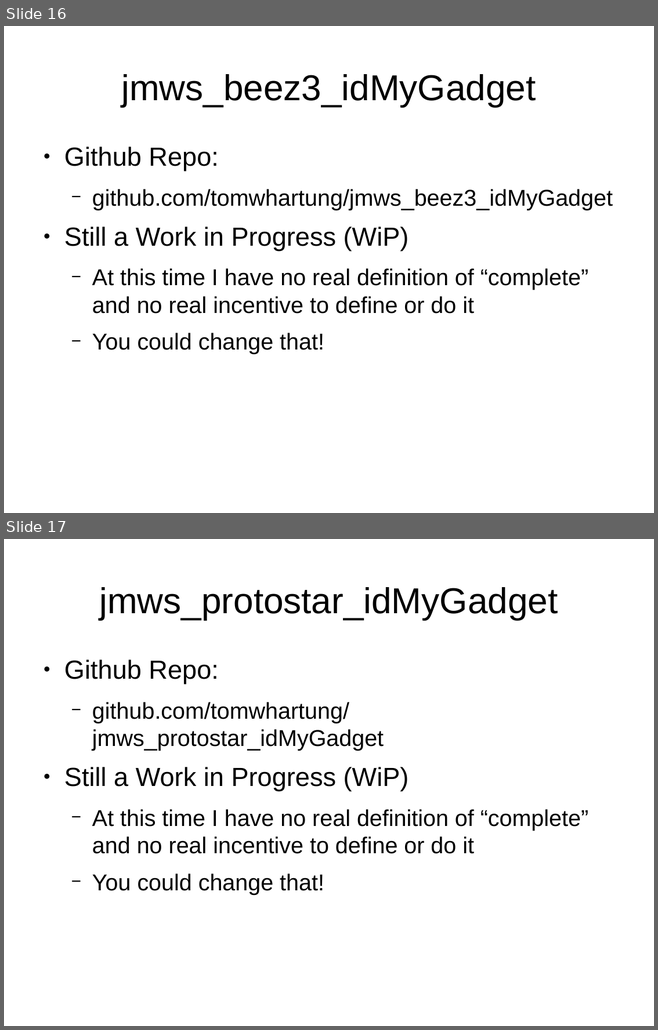
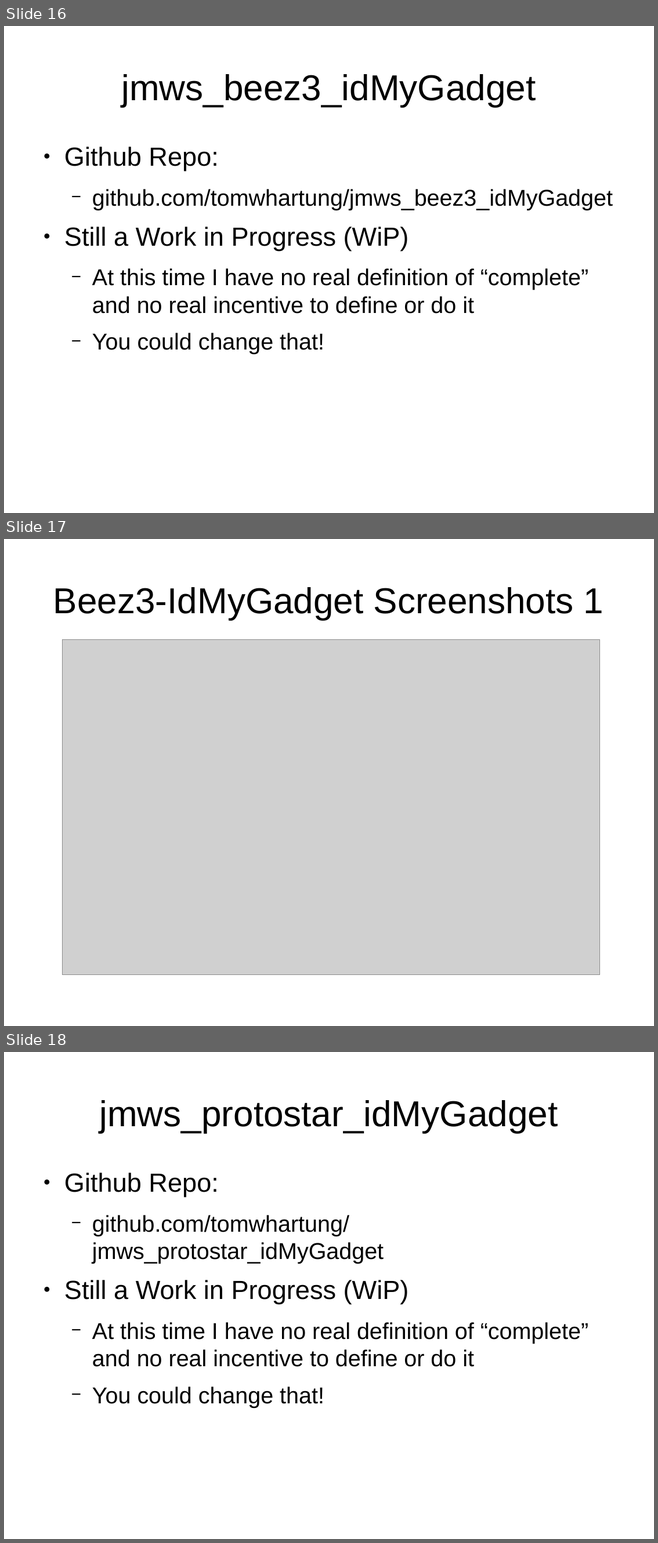
Before and after one commit to tomwhartung/jmws_accoutrements, a slide deck: presentations/2015_09-Joomla/Device_Detection-In_Protostar_and_Beez3.odp. Shown one above the other, each under a label of ours: slides 16 and 17 before the commit, slides 16, 17 and 18 after it. The pictures are 658x1030 and 658x1543 pixels, drawn with LibreOffice and Linux fonts; fonts in the diff are those of the drawing; grey boxes stand for pictures. Boxes give left, top, right and bottom in pixels: in the first picture for what was removed or moved away, otherwise in the second. Text is boxed around its words. In the diff, an @@ line names an element or a change of style, - is before the commit and + after.

```diff
--- a/presentations/2015_09-Joomla/Device_Detection-In_Protostar_and_Beez3.odp
+++ b/presentations/2015_09-Joomla/Device_Detection-In_Protostar_and_Beez3.odp
@@ slide 17 added at (4,539,654,1026), background #FFFFFF @@
@@ title added at (53,587,604,620), 44 pt, text #000000 @@
+Beez3-IdMyGadget Screenshots 1
@@ picture added at (63,640,599,975) @@
@@ what was slide 17 is now slide 18 @@
```
Also in this commit, not shown: 2 other files.
